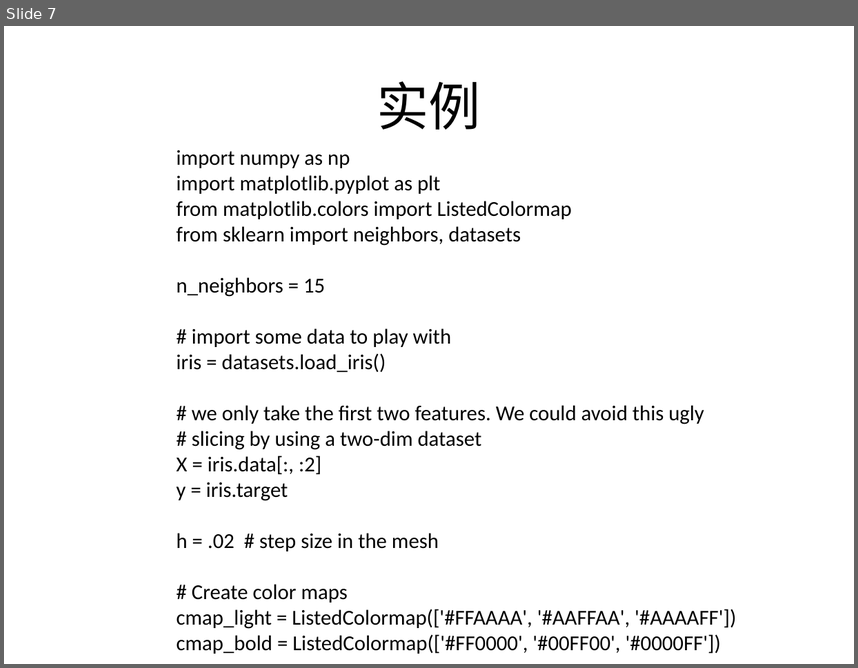
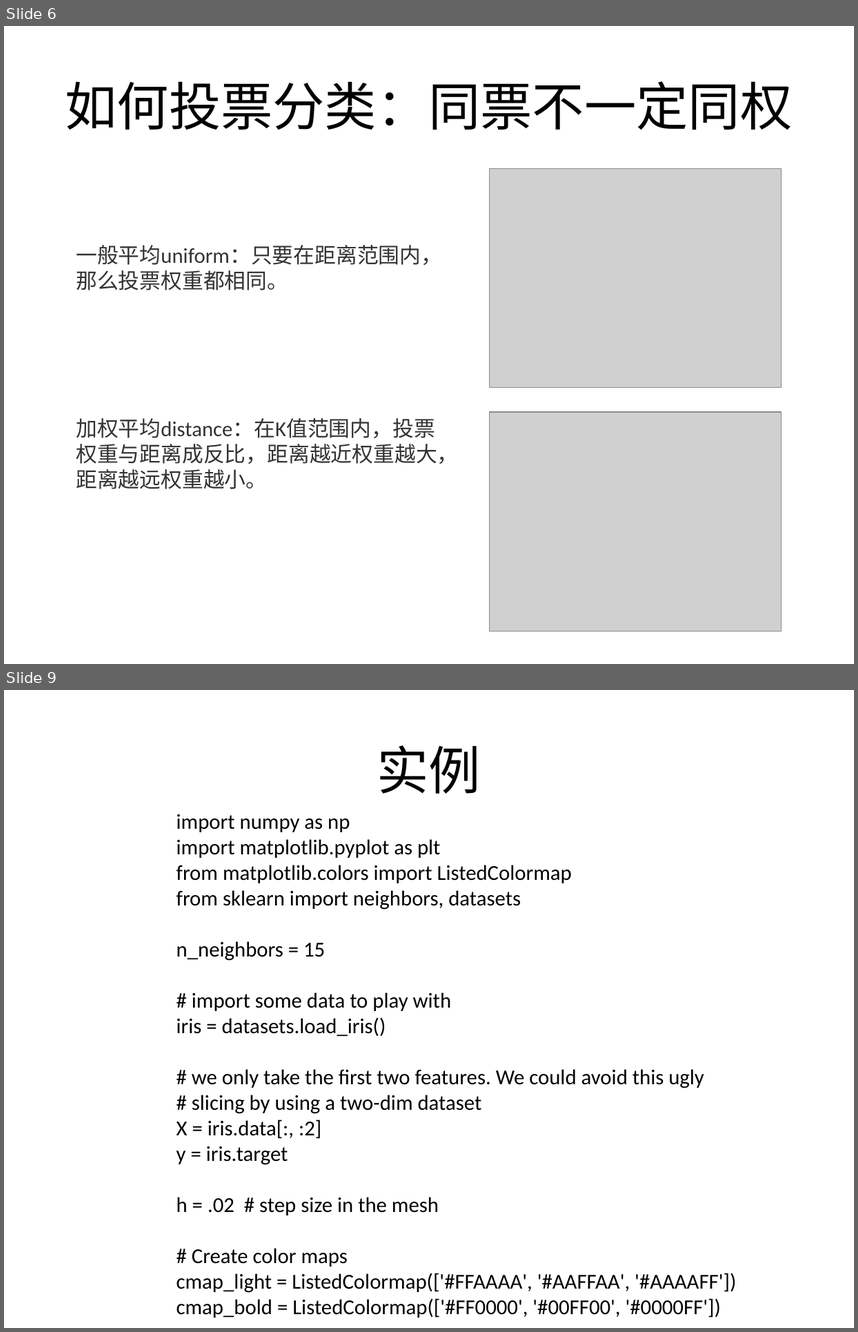
Before and after one commit to BattalionCommander/Python, a slide deck: cls_23聚类算法.pptx. Shown one above the other, each under a label of ours: slide 7 before the commit, slides 6 and 9 after it; the slides between them are not shown. The pictures are 858x668 and 858x1332 pixels, drawn with LibreOffice and Linux fonts; fonts in the diff are those of the drawing; grey boxes stand for pictures; background and template pictures are left out. Boxes give left, top, right and bottom in pixels: in the first picture for what was removed or moved away, otherwise in the second. Text is boxed around its words. In the diff, an @@ line names an element or a change of style, - is before the commit and + after.

```diff
--- a/cls_23聚类算法.pptx
+++ b/cls_23聚类算法.pptx
@@ slide 6 added at [4,26,854,664], background picture (left out) @@
@@ title added at [65,81,792,130], 44 pt, text #000000 @@
+如何投票分类：同票不一定同权
@@ picture added at [489,168,781,388] @@
@@ text added at [76,245,442,290], 18 pt, text #333333 @@
+一般平均uniform：只要在距离范围内，那么投票权重都相同。
@@ text added at [76,418,458,489], 18 pt, text #333333 @@
+加权平均distance：在K值范围内，投票权重与距离成反比，距离越近权重越大，距离越远权重越小。
@@ picture added at [489,412,781,631] @@
@@ what was slide 7 is now slide 9 @@
```
Also in this commit, not shown: 3 slides changed, 5 other slides added, 3 slides removed, 6 other files.
